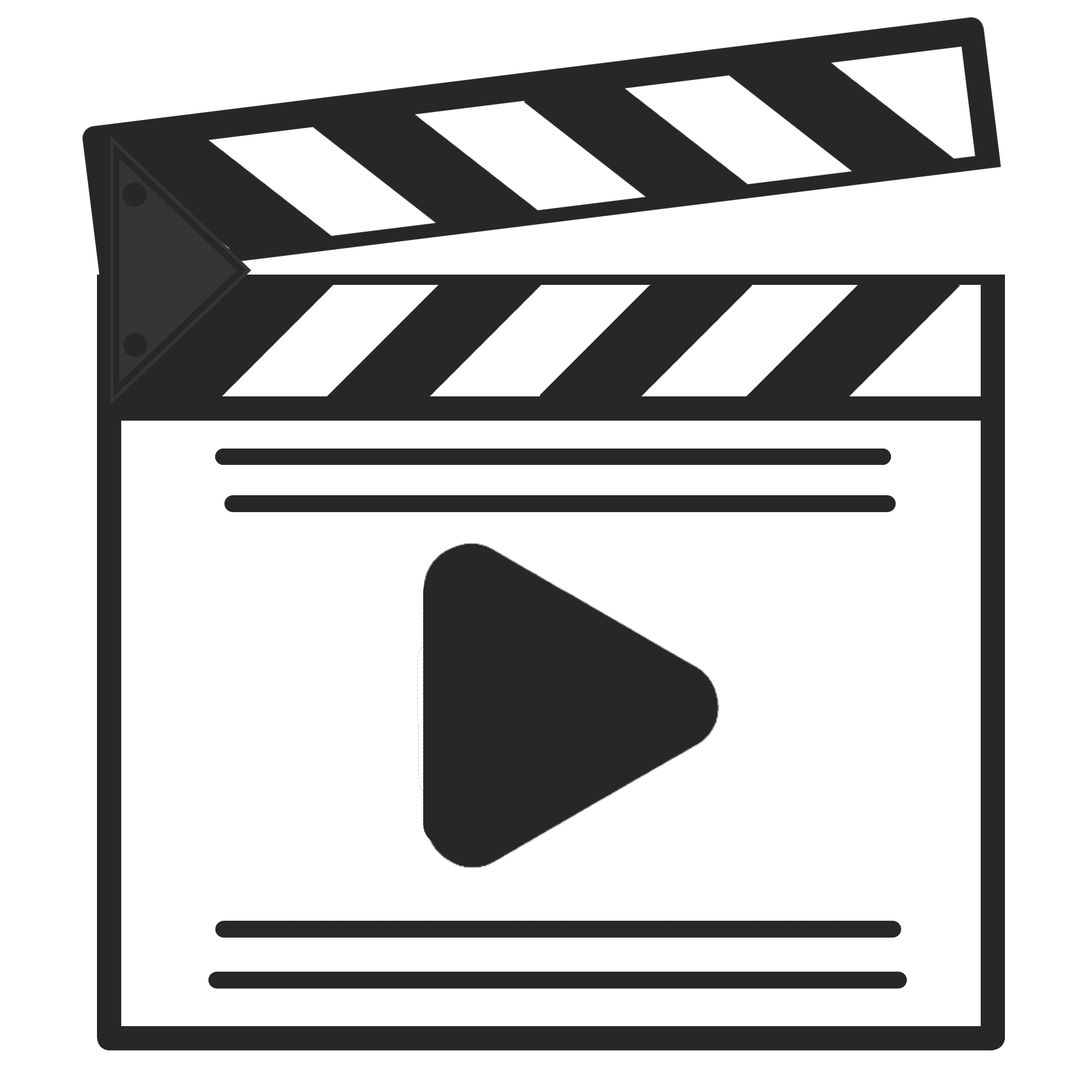
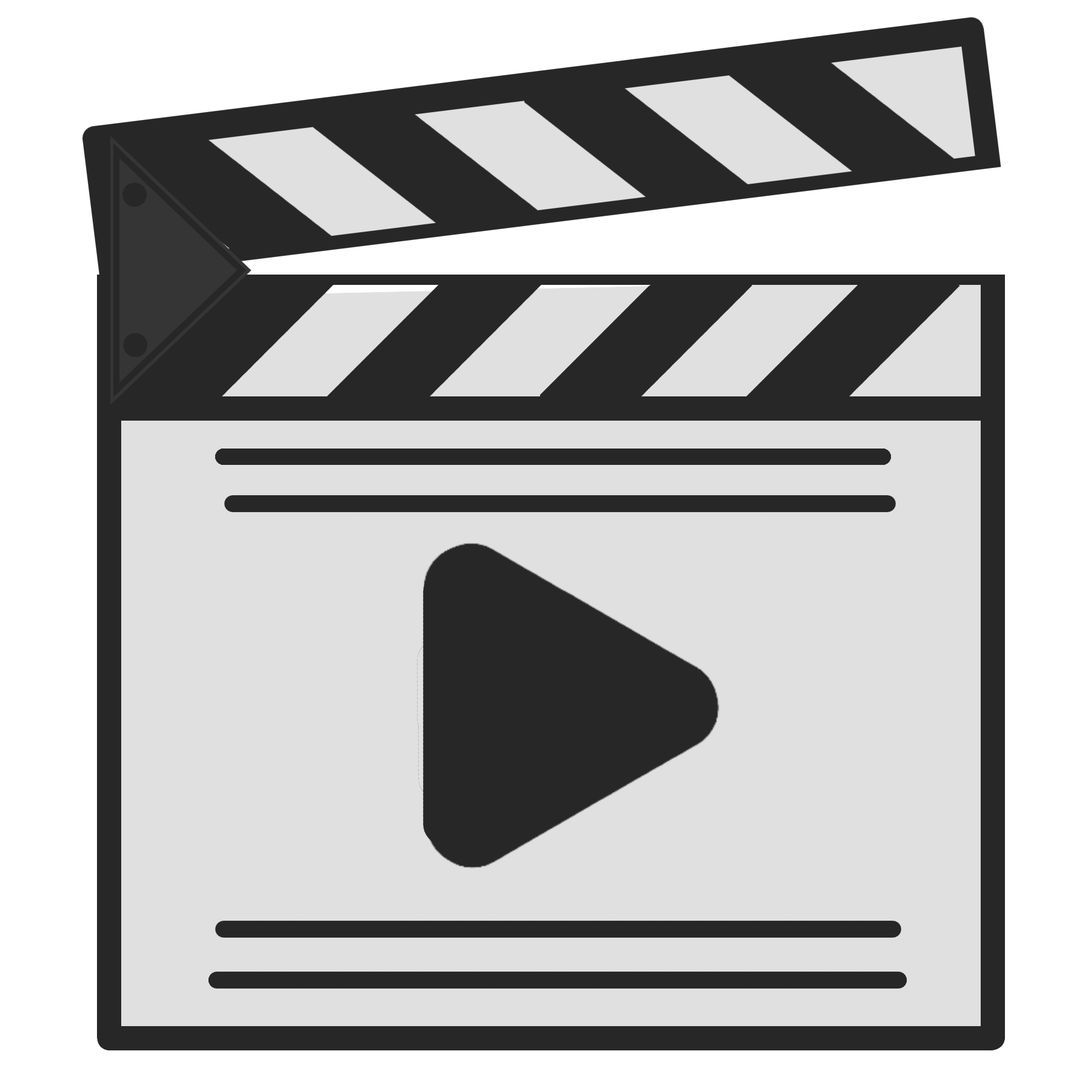
Comparing the layer stacks of the two w=1091, h=1091 images. Changes:
added layer "1" over [121, 46, 982, 1027]
